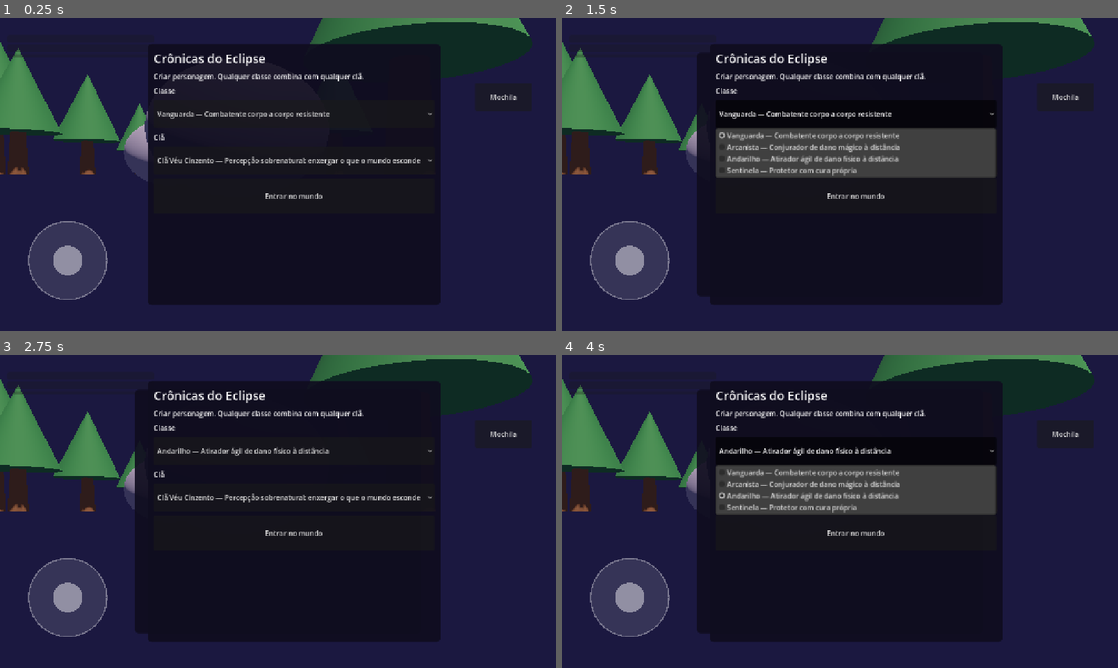
Above: before the commit, frames 1-4 (two rows, left to right).
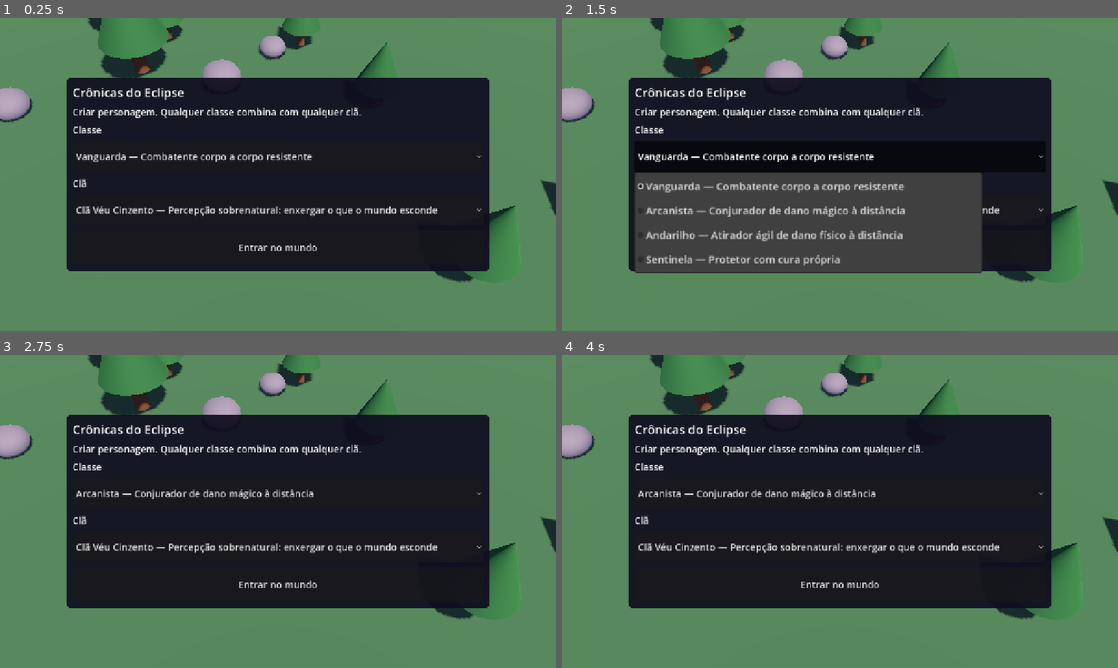
Above: after the commit, the same moments.

Repository: Rafaelz-mota/Cr-nicas-do-Eclipse
Game: Godot game, scene res://scenes/main.tscn
The game is run twice, just before and just after one commit, with the same random seed, the same clock (stepped at 60 frames per second) and the same inputs.
Inputs (mouse positions are in pixels of both pictures, inside the frame that each line leads up to):
- Up to frame 1 (0.25 s): no input
- Up to frame 2 (1.5 s): click (1067, 96) at 0.5 s, where only the run before the commit has a clickable "Mochila"; click "Vanguarda — Combatente corpo …" at 1.25 s
- Up to frame 3 (2.75 s): click "Clã Véu Cinzento — Percepção …" at 2 s
- Up to frame 4 (4 s): click (840, 492) at 2.75 s, where only the run after the commit has a clickable "Arcanista — Conjurador de dan…"; click (856, 452) at 3.5 s, where only the run before the commit has a clickable "Andarilho — Atirador ágil de …"

The runs differ from the first frame. In frame 1, 67% of the frame differs, in the area x 0-100%, y 0-100%; in frame 2, 87%; in frame 3, 66%; in frame 4, 73%.

Commit message:
v0.2.1: texto maior e menu inicial melhorado
- Tema com fonte maior (22 px) para telas de celular
- Listas de seleção com linhas altas, fáceis de tocar; botões de habilidade com quebra de linha
- Menu ajustado ao conteúdo, com a clareira ao fundo e HUD escondido até começar
- Rótulos 3D de monstros e NPC maiores

Co-Authored-By: Claude Sonnet 5.5 <noreply@anthropic.com>
Claude-Session: https://claude.ai/code/session_01TL7fxxCFU7PUEwuvkifbfk

Diff:
--- a/client/scripts/actors/monster_actor.gd
+++ b/client/scripts/actors/monster_actor.gd
@@ -49,7 +49,7 @@
 	label = Label3D.new()
 	label.billboard = BaseMaterial3D.BILLBOARD_ENABLED
 	label.pixel_size = 0.006
-	label.font_size = 40
+	label.font_size = 64
 	label.outline_size = 8
 	label.no_depth_test = true
 	label.position.y = 1.9 * scale_f
--- a/client/scripts/actors/npc_actor.gd
+++ b/client/scripts/actors/npc_actor.gd
@@ -18,7 +18,7 @@
 	label.text = def["name"]
 	label.billboard = BaseMaterial3D.BILLBOARD_ENABLED
 	label.pixel_size = 0.006
-	label.font_size = 40
+	label.font_size = 64
 	label.outline_size = 8
 	label.no_depth_test = true
 	label.position.y = 2.4
--- a/client/scripts/ui/hud.gd
+++ b/client/scripts/ui/hud.gd
@@ -32,6 +32,7 @@
 var dialog_text: Label
 var dialog_buttons: VBoxContainer
 var select_panel: PanelContainer
+var game_root: Control
 var _toast_tween: Tween
 
 
@@ -41,10 +42,26 @@
 	_build_inventory()
 	_build_dialog()
 	_build_select(p_has_save)
+	_apply_theme()
+
+
+## Fonte maior para telas de celular (o padrão do Godot, 16 px, fica pequeno).
+func _apply_theme() -> void:
+	var t := Theme.new()
+	t.default_font_size = 22
+	for c in [game_root, inv_panel, dialog_panel, select_panel]:
+		c.theme = t
+
+
+## Mostra o HUD de jogo (escondido enquanto o menu inicial está aberto).
+func show_game_ui() -> void:
+	game_root.visible = true
 
 
 func _build_hud() -> void:
 	var root := Control.new()
+	game_root = root
+	root.visible = false
 	root.set_anchors_preset(Control.PRESET_FULL_RECT)
 	root.mouse_filter = Control.MOUSE_FILTER_IGNORE
 	add_child(root)
@@ -114,6 +131,7 @@
 		var b := Button.new()
 		b.custom_minimum_size = Vector2(150, 150)
 		b.add_theme_font_size_override("font_size", 20)
+		b.autowrap_mode = TextServer.AUTOWRAP_WORD_SMART  # nomes longos quebram linha em vez de alargar o botão
 		b.focus_mode = Control.FOCUS_NONE
 		b.visible = false
 		var slot := i
@@ -221,10 +239,12 @@
 	select_panel.anchor_right = 0.5
 	select_panel.anchor_top = 0.5
 	select_panel.anchor_bottom = 0.5
-	select_panel.offset_left = -300
-	select_panel.offset_right = 300
-	select_panel.offset_top = -300
-	select_panel.offset_bottom = 300
+	select_panel.offset_left = -400
+	select_panel.offset_right = 400
+	select_panel.offset_top = -10
+	select_panel.offset_bottom = 10
+	select_panel.grow_horizontal = Control.GROW_DIRECTION_BOTH
+	select_panel.grow_vertical = Control.GROW_DIRECTION_BOTH  # altura = conteúdo, centralizado
 	add_child(select_panel)
 	var v := VBoxContainer.new()
 	v.add_theme_constant_override("separation", 10)
@@ -239,6 +259,7 @@
 		cont.custom_minimum_size.y = 90
 		cont.pressed.connect(func():
 			select_panel.visible = false
+			show_game_ui()
 			continue_chosen.emit())
 		v.add_child(cont)
 	var note := Label.new()
@@ -251,12 +272,16 @@
 	for cid in data.classes:
 		class_opt.add_item("%s — %s" % [data.classes[cid]["name"], data.classes[cid]["role"]])
 		class_opt.set_item_metadata(class_opt.item_count - 1, cid)
-	class_opt.custom_minimum_size.y = 64
 	var clan_opt := OptionButton.new()
 	for kid in data.clans:
 		clan_opt.add_item("%s — %s" % [data.clans[kid]["name"], data.clans[kid]["theme"]])
 		clan_opt.set_item_metadata(clan_opt.item_count - 1, kid)
-	clan_opt.custom_minimum_size.y = 64
+	for opt in [class_opt, clan_opt]:
+		opt.custom_minimum_size.y = 72
+		opt.clip_text = true  # texto longo é cortado em vez de alargar o painel
+		var popup: PopupMenu = opt.get_popup()
+		popup.add_theme_font_size_override("font_size", 24)
+		popup.add_theme_constant_override("v_separation", 22)  # linhas altas: fáceis de tocar
 	var l1 := Label.new()
 	l1.text = "Classe"
 	var l2 := Label.new()
@@ -270,6 +295,7 @@
 	go.custom_minimum_size.y = 80
 	go.pressed.connect(func():
 		select_panel.visible = false
+		show_game_ui()
 		character_chosen.emit(class_opt.get_item_metadata(class_opt.selected), clan_opt.get_item_metadata(clan_opt.selected)))
 	v.add_child(go)
 
--- a/client/scripts/world/main.gd
+++ b/client/scripts/world/main.gd
@@ -47,6 +47,9 @@
 	camera = IsoCamera.new()
 	add_child(camera)
 	camera.current = true
+	# Câmera do menu inicial: olha para a clareira (some quando o jogo começa).
+	camera.global_position = PLAYER_SPAWN + camera.offset
+	camera.look_at(PLAYER_SPAWN + Vector3(0, 1.0, 0))
 
 	# Modo de verificação automática (CI): --smoke inicia sozinho e sai.
 	if "--smoke" in OS.get_cmdline_user_args():
@@ -201,6 +204,7 @@
 
 func _start_game(p_character: CharacterData) -> void:
 	character = p_character
+	hud.show_game_ui()
 	player = PlayerActor.new()
 	add_child(player)
 	player.setup(data, character)
Not shown, changed: client/export_presets.cfg
